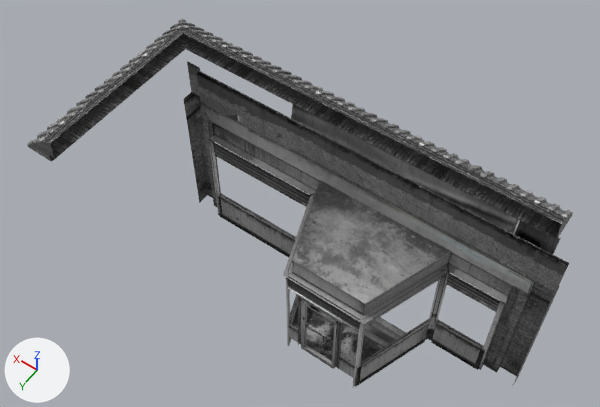
A saved change to the FBX model Assets/Models/Buildings/Chinatown/ruby_palace.fbx.
Camera for both pictures: a camera (50 mm lens) standing at (4.99, 54.81, 22.79) and looking at (13.24, 43.26, 4.64). Every picture has the same lights, and +X, +Y and +Z are marked at lower left. The picture after the commit comes second. Mesh edges are drawn as thin lines on the coarser meshes. Where no turn or scale is listed for an object, it has been applied to the vertices.

Before the edit, the objects in view are built like this:
```python
me_mesh = bpy.data.meshes.new('Mesh')
me_mesh.from_pydata(...)  # 1585 vertices, 2333 faces; spans x -5.05..7.78, y -1.5..4.6, z 0.0..7.61
me_mesh.materials.append(mat_ruby_palace)  # picture img_ruby_palace_png
me_mesh_001 = bpy.data.meshes.new('Mesh.001')
me_mesh_001.from_pydata(...)  # 118 vertices, 100 faces; spans x 0.0..1.17, y -0.06..0.06, z 0.0..2.66
me_mesh_001.materials.append(mat_ruby_palace)  # picture img_ruby_palace_png
ob_ruby_palace_door = bpy.data.objects.new('ruby_palace_door', me_mesh_001)
ob_ruby_palace_door.location = (10.7, 45.05, 0.58)
ob_ruby_palace_exterior = bpy.data.objects.new('ruby_palace_exterior', me_mesh)
ob_ruby_palace_exterior.location = (11.27, 42.59, 0.0)
```
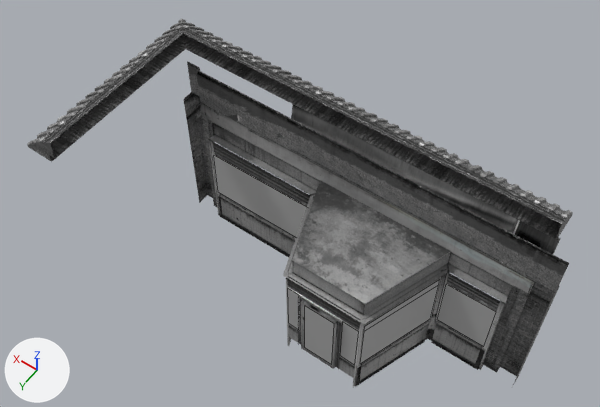
Pixel boxes (x1, y1, x2, y2) of what changed, in the pictures (600 x 407 px):
'ruby_palace_windows', added
    after: (214, 155, 496, 365)
'door_glass', added
    after: (305, 306, 334, 365)

What changed in the scene script:
```text
Add mat_window_glass:
    mat_window_glass = principled_material('window_glass')
    mat_window_glass.base_color = (0.5, 0.5, 0.5)  # grey #bcbcbc
    mat_window_glass.roughness = 0.0
Add me_mesh_001_1:
    me_mesh_001_1.from_pydata(...)  # 28 vertices, 8 faces; spans x -7.33..2.46, y 0.0..2.64, z -0.95..1.18
    me_mesh_001_1.materials.append(mat_window_glass)  # grey #bcbcbc
Add me_mesh_003:
    me_mesh_003.from_pydata([(-0.48, 0.0, -1.19), (0.48, 0.0, -1.19), (-0.48, 0.0, 1.19), (0.48, 0.0, 1.19)], [], [(0, 1, 3, 2)])
    me_mesh_003.materials.append(mat_window_glass)  # grey #bcbcbc
Add ob_ruby_palace_windows:
    ob_ruby_palace_windows = bpy.data.objects.new('ruby_palace_windows', me_mesh_001_1)
    ob_ruby_palace_windows.location = (14.71, 42.37, 2.35)
Add ob_door_glass:
    ob_door_glass = bpy.data.objects.new('door_glass', me_mesh_003)
    ob_door_glass.location = (11.27, 45.11, 1.96)
```
